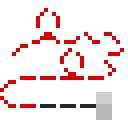
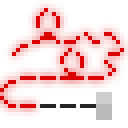
Comparing the layer stacks of the two 128 x 128 images. Changes:
added layer "Layer 10" above "Layer 9" over [0,0,128,116]
